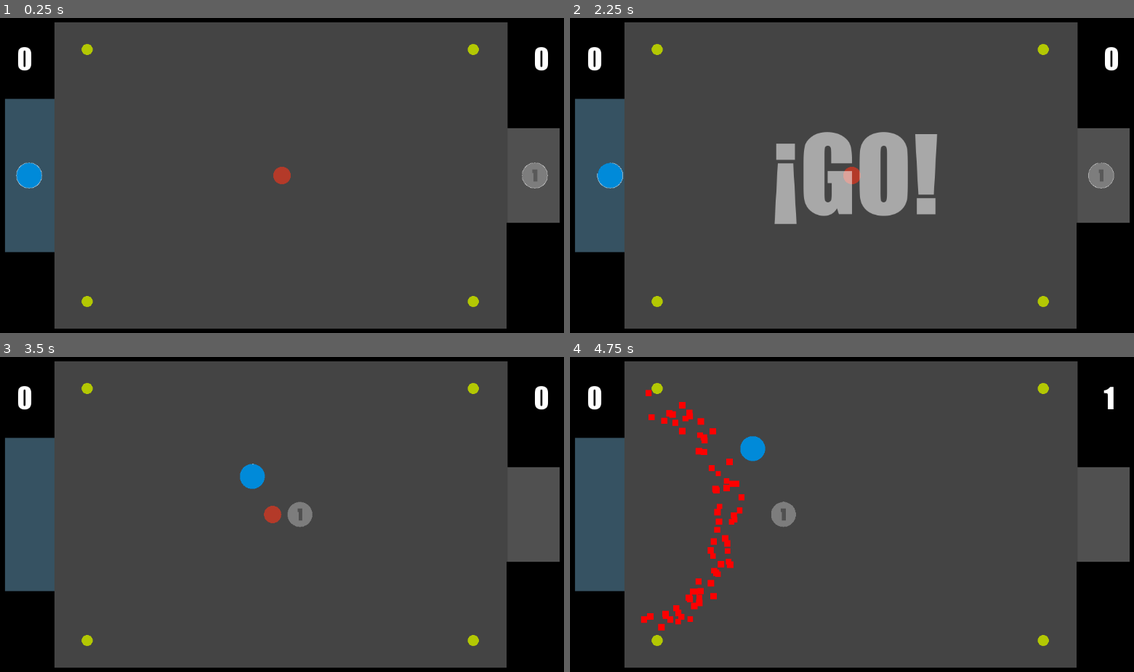
Above: before the commit, frames 1-4 (two rows, left to right).
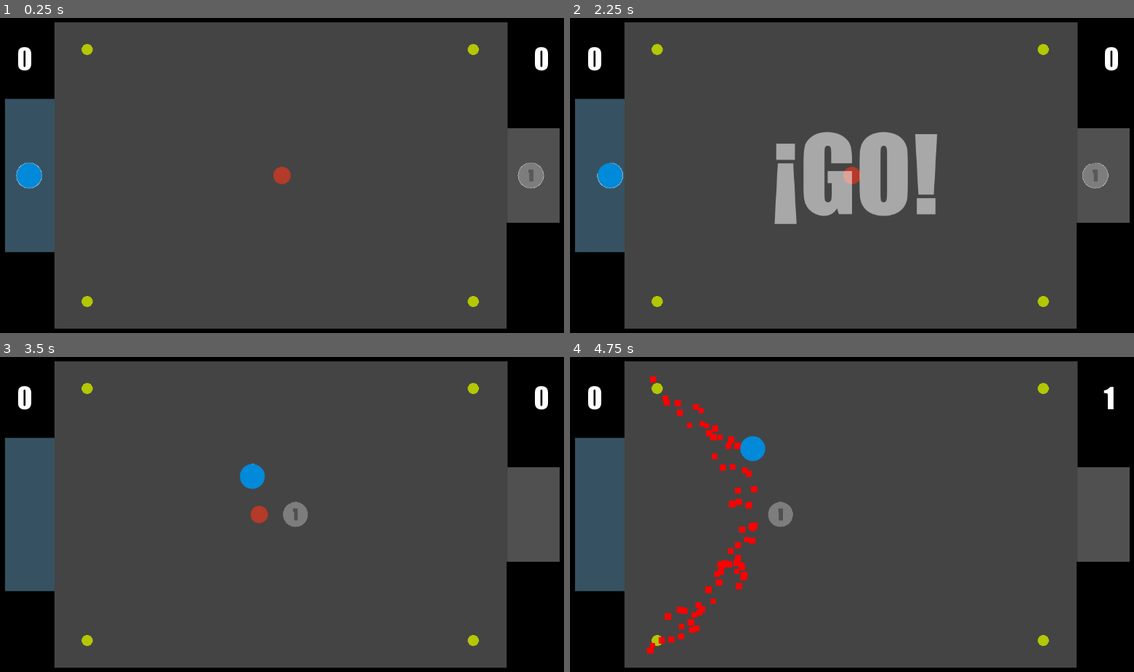
Above: after the commit, the same moments.

Repository: Coolfede97/Bots-League
Game: Godot game, scene res://Matches/first_match.tscn
Same seed, same stepped clock (60 frames per second), same inputs: the game is played once before the commit and once after it. This scene is started directly instead of the project's main scene.
Inputs (mouse positions are in pixels of both pictures, inside the frame that each line leads up to):
- Up to frame 1 (0.25 s): no input
- Up to frame 2 (2.25 s): tap Enter (ui_accept) at 0.5, 0.77, 1.52 s; move the mouse to (981, 159) at 0.52 s; press the mouse at (981, 159) at 0.53 s; hold Right (ui_right) 0.53-1.28 s; move the mouse to (733, 191) at 1.27 s; release the mouse at (733, 191) at 1.28 s; hold Down (ui_down) 1.28-2.03 s; right-click (733, 191) at 1.35 s; move the mouse to (908, 103) at 2.02 s; press the mouse at (908, 103) at 2.03 s; hold Right (ui_right) from 2.03 s (still down)
- Up to frame 3 (3.5 s): move the mouse to (253, 580) at 2.77 s; release Right (ui_right) at 2.78 s; release the mouse at (253, 580) at 2.78 s; hold Up (ui_up) from 2.78 s (still down); right-click (253, 580) at 2.85 s; tap Enter (ui_accept) at 3.02 s
- Up to frame 4 (4.75 s): move the mouse to (1026, 564) at 3.52 s; release Up (ui_up) at 3.53 s; press the mouse at (1026, 564) at 3.53 s; hold Left (ui_left) from 3.53 s (still down); tap Enter (ui_accept) at 3.77, 4.52 s; move the mouse to (677, 464) at 4.27 s; release the mouse at (677, 464) at 4.28 s; right-click (677, 464) at 4.35 s

The runs differ from the first frame. In frame 1, 0.2% of the frame differs, in the area x 91-98%, y 45-55%; in frame 2, 0.2%; in frame 3, 0.4%; in frame 4, 2.6%, in the area x 12-41%, y 5-95%.

Commit message:
super mejor :v

Diff:
--- a/Bots/2/Bot2.gd
+++ b/Bots/2/Bot2.gd
@@ -101,8 +101,11 @@
 	if functionCallable==true and isOfensive and calculator.lookingForturbo==false and ball!=null:
 		hitBall(delta)
 		functionCallable=false
-	elif functionCallable2==true and !isOfensive and ball!=null:
+	elif functionCallable2==true and !isOfensive and ball!=null and move==true:
 		defenseGoal(delta)
+	elif !isOfensive and !move:
+		if GetMagnitude(goalCenterVector-position)>10:
+			apply_central_force(hypotenuseNormalized(goalCenterVector-position)*walkSpeed*delta)
 #	if move==true:
 #		if get_parent().get_node("Ball")!=null:
 #			BTBV=ball.global_position-global_position
--- a/Bots/2/CalculatorBot2.gd
+++ b/Bots/2/CalculatorBot2.gd
@@ -63,7 +63,6 @@
 		cronometer=0
 	if functionCallable and !kick and bot.isOfensive==true and !destrabando and ball!=null and bot.move==true:
 		notAbleToKick(delta)
-	print("looking for turbo: ", lookingForturbo)
 func notAbleToKick(delta):
 	functionCallable=false
 	if bot.position.x-ball.position.x>0 and kick==false:
--- a/Bots/2/bot2.tscn
+++ b/Bots/2/bot2.tscn
@@ -25,6 +25,7 @@
 mDTT = 400
 MDTHT = 400
 DTBBS = 152.813
+goalCenterVector = Vector2(962, 324)
 
 [node name="CollisionShape2D" type="CollisionShape2D" parent="."]
 shape = SubResource("CircleShape2D_p5t6u")
--- a/GoalManager/GoalManager.gd
+++ b/GoalManager/GoalManager.gd
@@ -1,6 +1,7 @@
 extends Node2D
 
 var bot2 = ResourceLoader.load("res://Bots/2/bot2.tscn")
+var defensiveBot2: RigidBody2D
 var bots = [bot2, bot2]
 var ball: RigidBody2D
 @export var ballExplosion: PackedScene
@@ -8,6 +9,7 @@
 @export var bot2Instance: PackedScene
 @export var playerIPosition=Vector2() #Player Initial Position
 @export var botIPosition=Vector2() # Bot Initial Position
+@export var defensiveInitialPosition=Vector2()
 @export var resetSpeed=float()
 @export var PlayerReference: RigidBody2D
 @export var botName=String()
@@ -23,7 +25,6 @@
 		bot.ball=get_parent().get_node("Ball")
 
 func _ready():
-	print(bots[0])
 	PlayerReference.move=false
 	bot.move=false
 	await get_tree().create_timer(0.5).timeout
@@ -119,6 +120,8 @@
 		bot.get_node("Calculator").ball=ball
 	get_parent().add_child(nextBall)
 	bot.ball=ball
+	if bot.name!="Bot1":
+		defensiveBot2.ball=ball
 	ball.GetBot()
 
 	# Resetea el turbo de los jugadores
@@ -128,6 +131,12 @@
 			bot.get_node("TurboBar").ChangeValue(bot.turboRemaining)
 		else:
 			bot.turboRemaining=0.5
+		if defensiveBot2!=null:
+			if defensiveBot2.turboRemaining<0.5:
+				defensiveBot2.turboRemaining = lerp(bot.turboRemaining,1.0,0.01)
+				defensiveBot2.get_node("TurboBar").ChangeValue(bot.turboRemaining)
+			else:
+				defensiveBot2.turboRemaining=0.5
 		if PlayerReference.turboRemaining<0.5:
 			PlayerReference.turboRemaining = lerp(PlayerReference.turboRemaining,1.0,0.01)
 			PlayerReference.get_node("TurboBar").ChangeValue(PlayerReference.turboRemaining)
@@ -147,6 +156,8 @@
 	ready_go.modulate.a=0
 	await get_tree().create_timer(0.2).timeout
 	ready_go.text="¡GO!"
+	if defensiveBot2!=null:
+		defensiveBot2.move=true
 	PlayerReference.move=true
 	bot.move=true
 	while ready_go.modulate.a<0.8:
@@ -158,22 +169,33 @@
 	ready_go.modulate.a=0
 
 func playerWins():
-	if !bots[0]==null:
-		for bot in bots:
-			var nextBot = bots[0].instantiate()
-			nextBot.position=bot.position
-			nextBot.upCorner=get_parent().get_node("GoalsContainer").get_node("UpCorner")
-			nextBot.downCorner=get_parent().get_node("GoalsContainer").get_node("DownCorner")
-			nextBot.move=false
-			var explosion=bot2Instance.instantiate()
-			explosion.position=bot.position
-			add_child(explosion)
-			bot.queue_free()
-			bot=nextBot
-			get_parent().add_child(nextBot)
-			bots.remove_at(0)
-
-
+	if !bots.size()==0:
+		while bots.size()>0:
+			if bots.size()==2:
+				var nextBot = bots[0].instantiate()
+				nextBot.position=bot.position
+				nextBot.upCorner=get_parent().get_node("GoalsContainer").get_node("UpCorner")
+				nextBot.downCorner=get_parent().get_node("GoalsContainer").get_node("DownCorner")
+				nextBot.move=false
+				var explosion=bot2Instance.instantiate()
+				explosion.position=bot.position
+				add_child(explosion)
+				bot.queue_free()
+				bot=nextBot
+				get_parent().add_child(nextBot)
+				bots.remove_at(0)
+			else:
+				print("ASDSA")
+				var nextBot = bots[0].instantiate()
+				nextBot.isOfensive=false
+				nextBot.position=defensiveInitialPosition
+				nextBot.move=false
+				defensiveBot2=nextBot
+				var explosion=bot2Instance.instantiate()
+				explosion.position=defensiveInitialPosition
+				add_child(explosion)
+				get_parent().add_child(nextBot)
+				bots.remove_at(0)
 func botWins():
 	print("GANEEE")
 
--- a/Matches/first_match.tscn
+++ b/Matches/first_match.tscn
@@ -278,7 +278,7 @@
 position = Vector2(190, 574)
 
 [node name="Bot1" parent="." node_paths=PackedStringArray("ball") groups=["Players"] instance=ExtResource("7_t6vrg")]
-position = Vector2(1077, 324)
+position = Vector2(1069.09, 324)
 MDTT = 500
 ball = NodePath("../Ball")
 
@@ -309,6 +309,7 @@
 bot2Instance = ExtResource("11_2u413")
 playerIPosition = Vector2(75, 324)
 botIPosition = Vector2(1077, 324)
+defensiveInitialPosition = Vector2(962, 324)
 resetSpeed = 200000.0
 PlayerReference = NodePath("../PlayerBody")
 botName = "Bot1"
